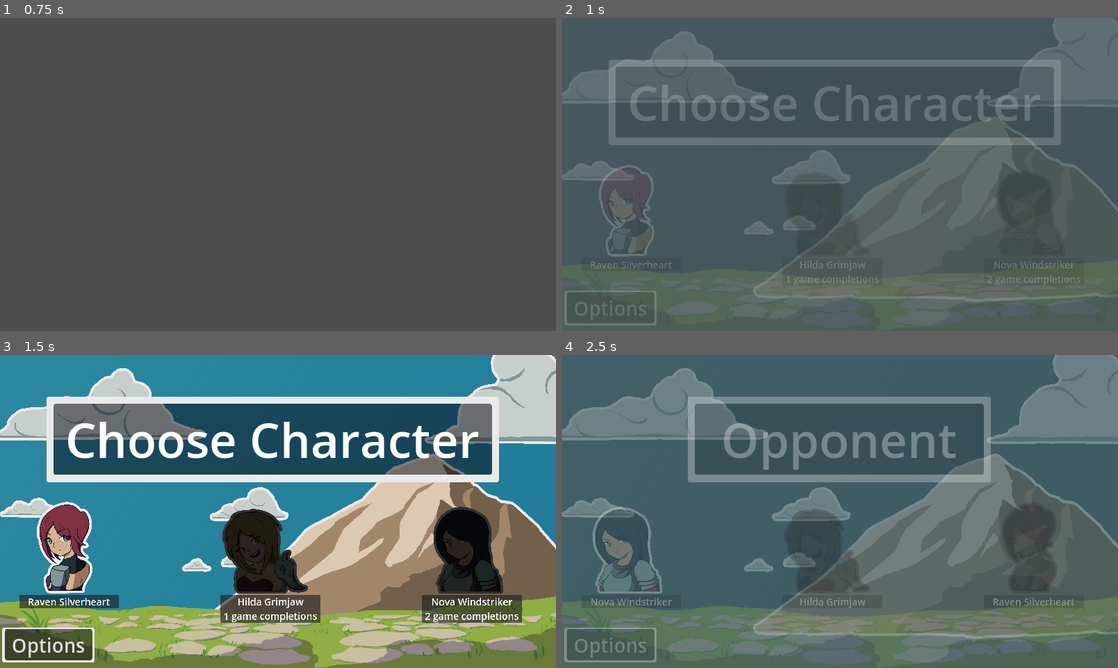
Above: before the commit, frames 1-4 (two rows, left to right).
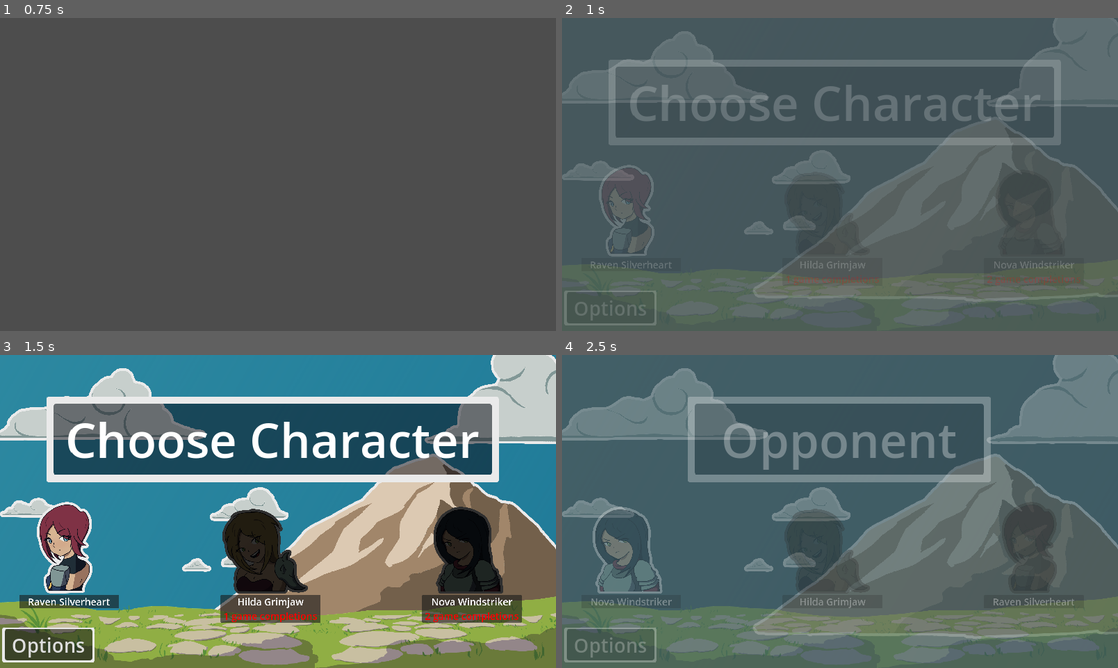
Above: after the commit, the same moments.

Repository: MajorZiploc/sticker_book_moments
Game: Godot game, scene res://scenes/title_scene.tscn
The game is run twice, just before and just after one commit, with the same random seed, the same clock (stepped at 60 frames per second) and the same inputs.
Inputs (mouse positions are in pixels of both pictures, inside the frame that each line leads up to):
- Up to frame 1 (0.75 s): click "Play" at 0.5 s
- Up to frame 2 (1 s): no input
- Up to frame 3 (1.5 s): tap Enter at 1.25 s; move the mouse to (400, 495) at 1.27 s; hold D (right) from 1.28 s (still down); click (400, 495) at 1.35 s
- Up to frame 4 (2.5 s): release D (right) at 2 s; click (628, 545) at 2.02 s

Frame 1 is identical in both runs. In frame 2, 0.3% of the frame differs, in the area x 40-94%, y 82-86%; in frame 3, 0.3%; in frame 4, nothing differs.

Commit message:
make required text red

Diff:
--- a/scenes/choose_char.gd
+++ b/scenes/choose_char.gd
@@ -59,6 +59,7 @@
       info_label = Label.new();
       info_label.text = str(entry.game_completion_count_required) + " game completions" ;
       info_label.theme_type_variation = &"HeaderMedium";
+      info_label.set("theme_override_colors/font_color", Color(1.0, 0.0, 0.0, 1.0));
       info_label.horizontal_alignment = HORIZONTAL_ALIGNMENT_CENTER;
       button.modulate = Color(0.2, 0.2, 0.2);
     else:
